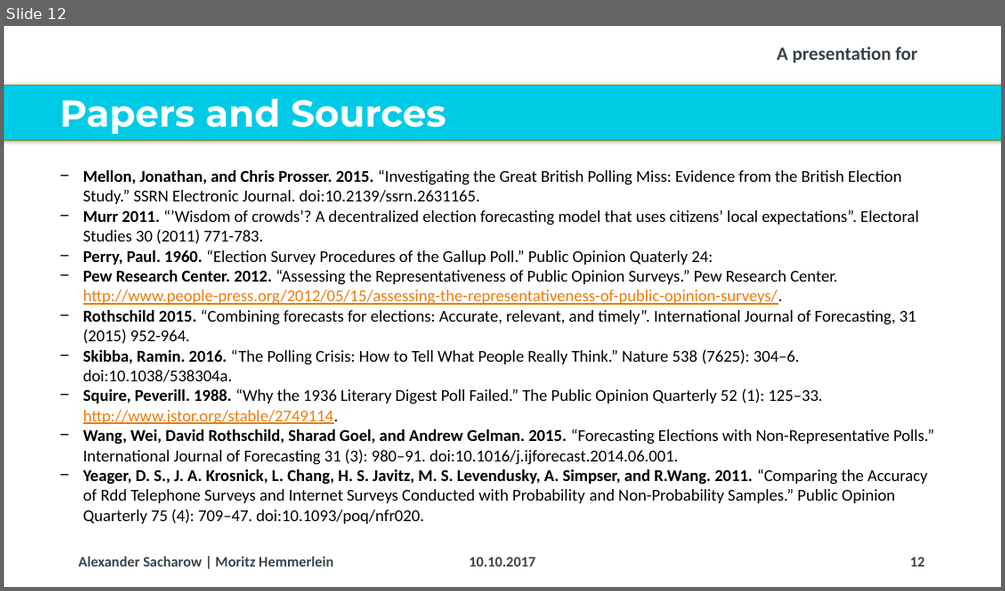
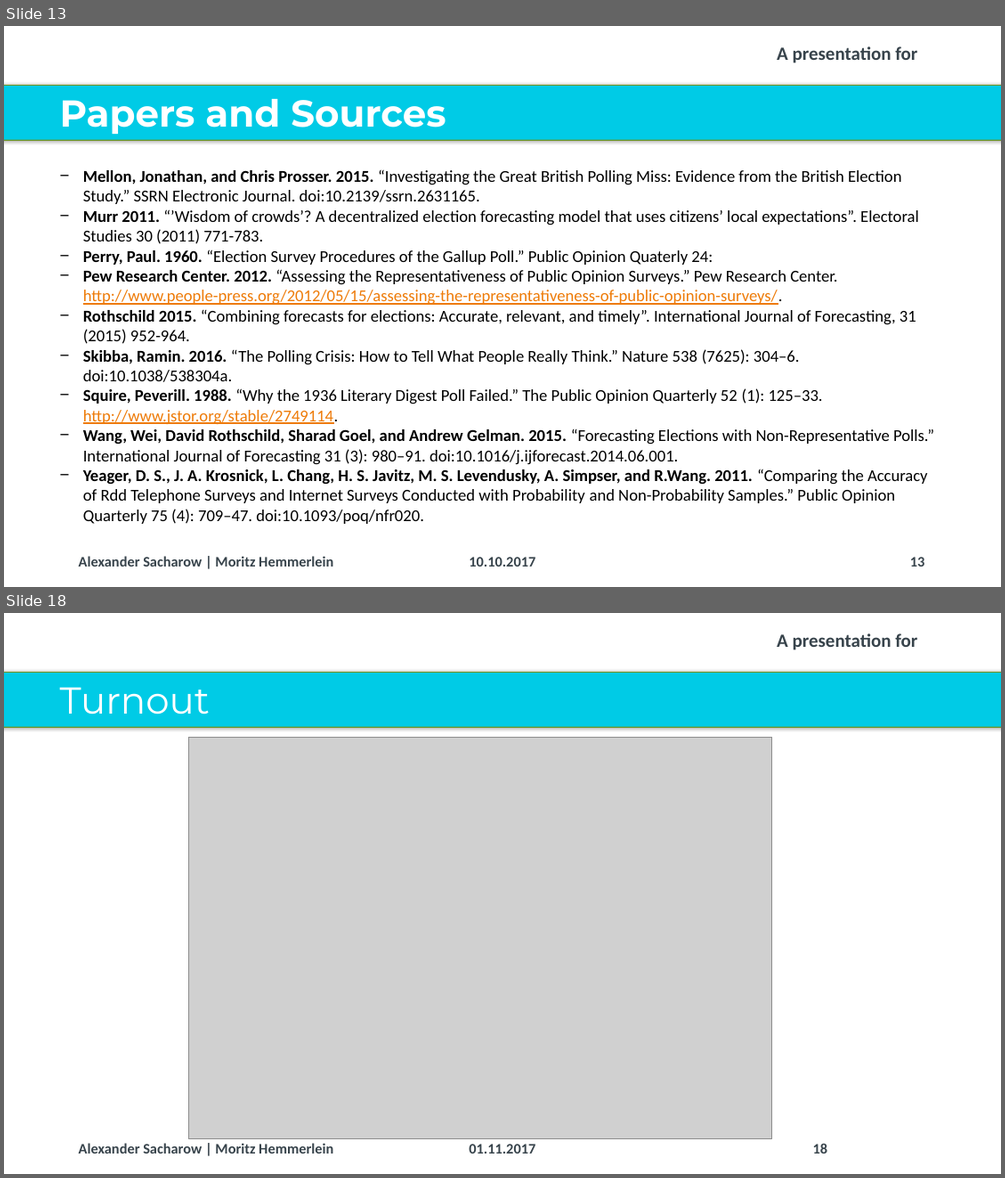
Before and after one commit to Corrod3/ElectionForecasting, a slide deck: Dalia Presentation/20171006_Dalia_Lunchtime Talk_Election Forecasting_v2.pptx. Shown one above the other, each under a label of ours: slide 12 before the commit, slides 13 and 18 after it; the slides between them are not shown. The pictures are 1005x591 and 1005x1178 pixels, drawn with LibreOffice and Linux fonts; fonts in the diff are those of the drawing; grey boxes stand for pictures; background and template pictures are left out. Boxes give left, top, right and bottom in pixels: in the first picture for what was removed or moved away, otherwise in the second. Text is boxed around its words. In the diff, an @@ line names an element or a change of style, - is before the commit and + after.

```diff
--- a/Dalia Presentation/20171006_Dalia_Lunchtime Talk_Election Forecasting_v2.pptx
+++ b/Dalia Presentation/20171006_Dalia_Lunchtime Talk_Election Forecasting_v2.pptx
@@ slide 18 added at bbox=[4, 613, 1001, 1174], background #FFFFFF; not listed: 3 template elements that a slide beside it also shows @@
@@ title added at bbox=[60, 687, 210, 714], 36 pt, text #FFFFFF @@
+Turnout
@@ picture added at bbox=[189, 737, 772, 1139] @@
@@ text added at bbox=[469, 1143, 535, 1153], 14 pt, text #37434B, bold @@
+01.11.2017
@@ page number added at bbox=[813, 1143, 828, 1153], 14 pt, text #37434B, bold @@
+18
@@ what was slide 12 is now slide 13 @@
@@ page number at bbox=[910, 556, 925, 566]: text changed @@
-12
+13
```
Also in this commit, not shown: 13 slides changed, 3 other slides added, 3 other files.
